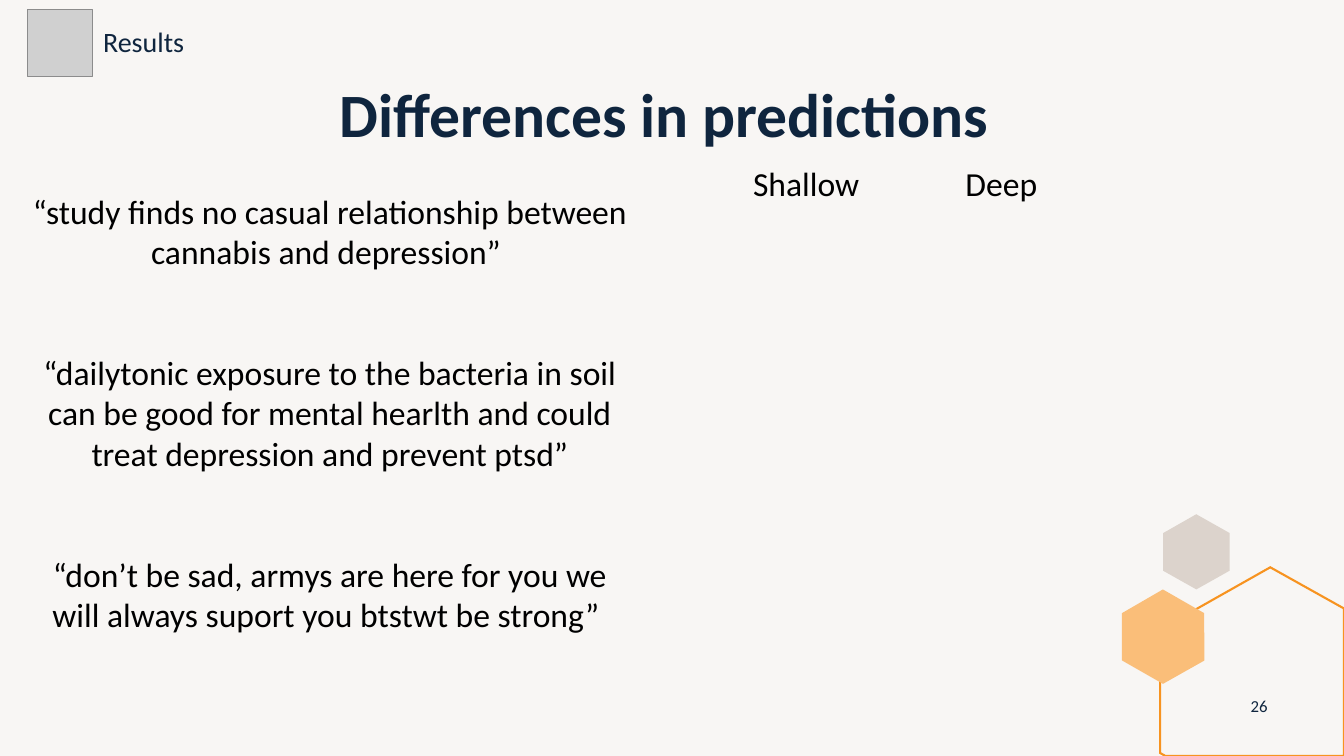
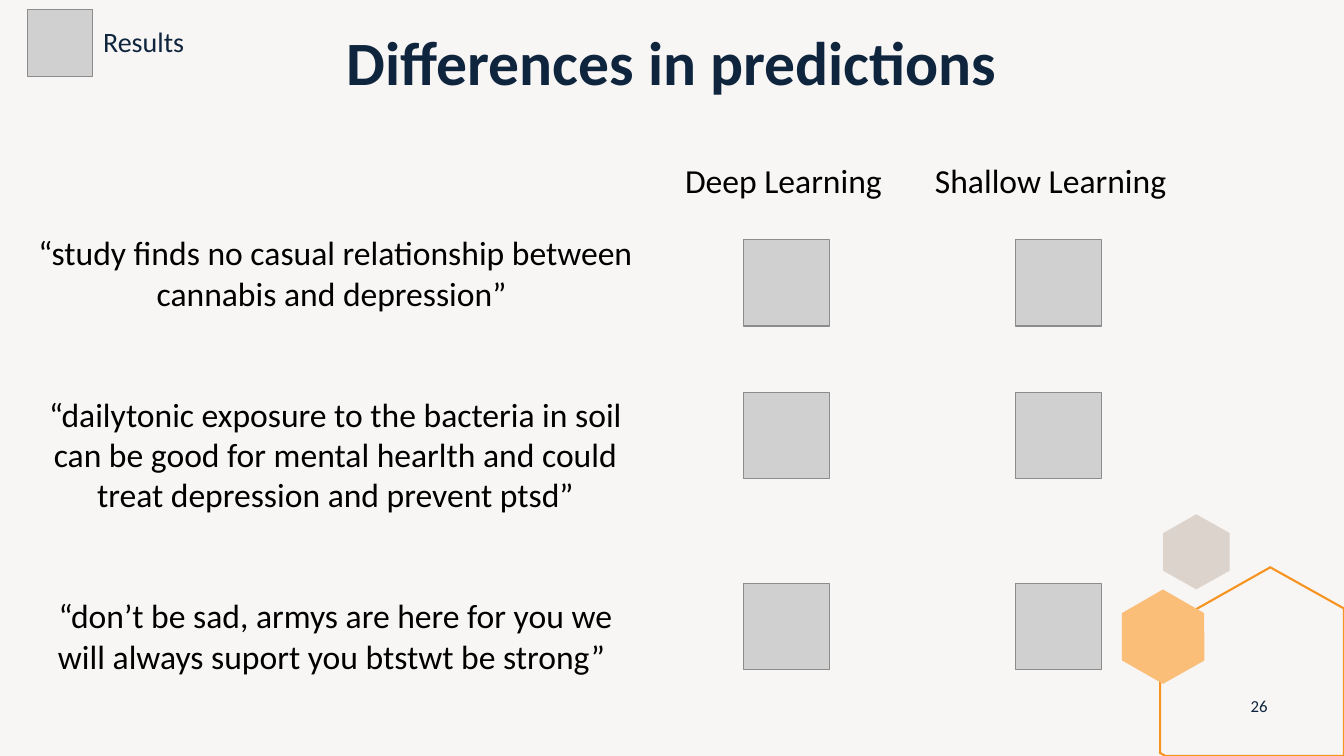
Before and after one commit to marti1999/TFG, a slide deck: slide 26 of informes/entrega final/presentation.pptx. Drawn at 1344x756 pixels with LibreOffice and Linux fonts; fonts in the diff are those of the drawing; grey boxes stand for pictures. Boxes give left, top, right and bottom in pixels: in the first picture for what was removed or moved away, otherwise in the second. Text is boxed around its words. In the diff, an @@ line names an element or a change of style, - is before the commit and + after.

Commit message:
presentation

```diff
--- a/informes/entrega final/presentation.pptx
+++ b/informes/entrega final/presentation.pptx
@@ title "Differences in predictions": place and size @@
-title "Differences in predictions" at [339,93,988,147]
+title "Differences in predictions" at [347,41,996,95]
@@ text at [685,169,1166,199]: text changed @@
-Shallow Deep
+Deep Learning Shallow Learning
@@ text "“study finds no casual relationship ...": place and size @@
-text "“study finds no casual relationship ..." at [33,200,626,633]
+text "“study finds no casual relationship ..." at [38,241,632,675]
@@ picture added at [744,240,830,326] @@
@@ picture added at [1015,240,1101,326] @@
@@ picture added at [744,392,830,478] @@
@@ picture added at [1015,392,1101,478] @@
@@ picture added at [744,583,830,668] @@
@@ picture added at [1015,583,1101,668] @@
```
Also in this commit, not shown: 9 other slides changed, 1 other file.
